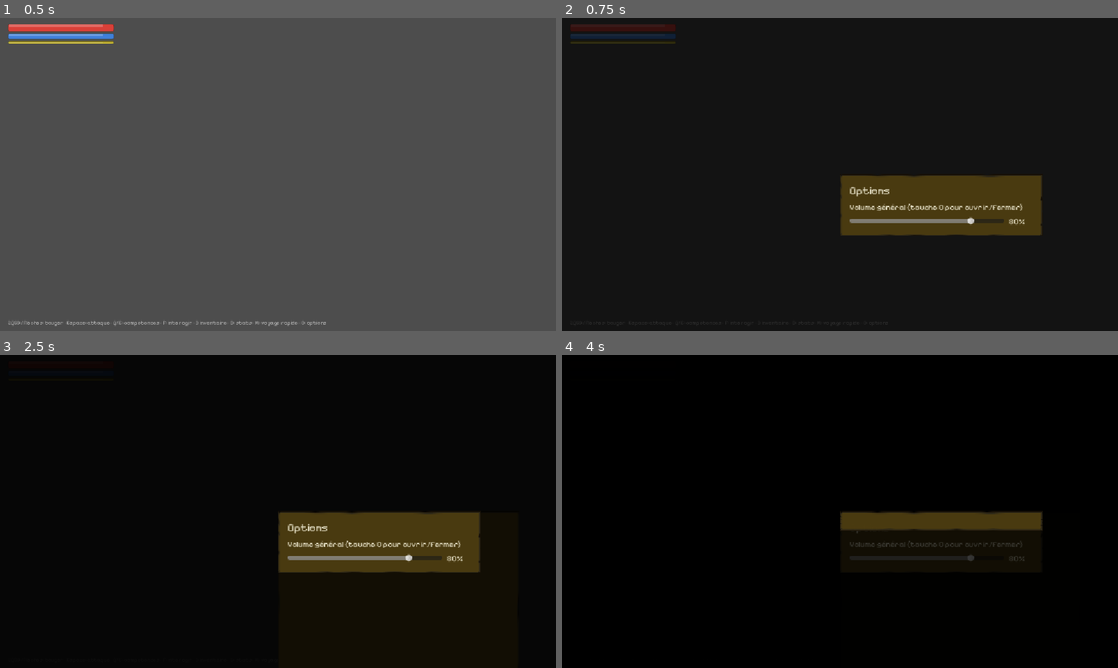
Above: before the commit, frames 1-4 (two rows, left to right).
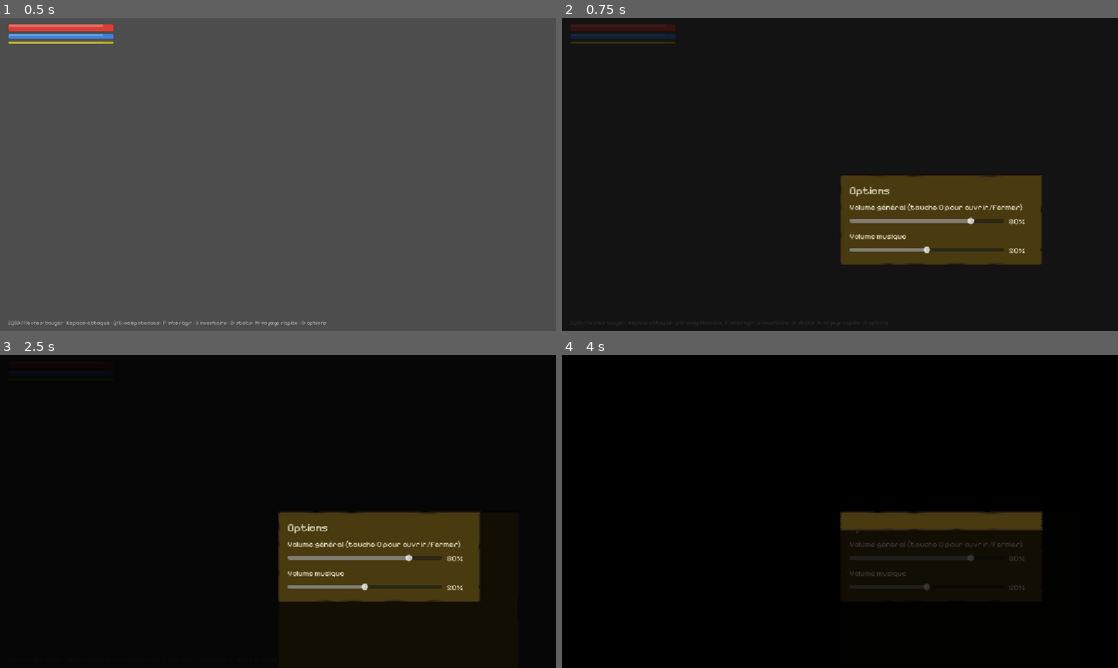
Above: after the commit, the same moments.

Repository: saintstrif13001/riendupout
Game: Godot game, scene res://scenes/Hud.tscn
Two runs of this game, one before a commit and one after it. Both use one fixed random seed, a clock stepped at 60 frames per second and the inputs below. This scene is started directly instead of the project's main scene.
Inputs:
- Up to frame 1 (0.5 s): no input
- Up to frame 2 (0.75 s): tap Enter at 0.5 s; hold D from 0.53 s (still down); tap O at 0.6 s
- Up to frame 3 (2.5 s): tap Space at 0.77, 1.25, 1.52 s; release D at 1.28 s; hold S 1.28-2.03 s; tap O at 1.35, 2.3 s; tap Enter at 2 s; hold D from 2.03 s (still down); tap I at 2.1 s
- Up to frame 4 (4 s): tap Space at 2.75, 3.02, 3.77 s; release D at 2.78 s; hold W 2.78-3.53 s; tap M at 2.85 s; tap O at 3.05, 3.8 s; tap Enter at 3.5 s; hold A from 3.53 s (still down); tap C at 3.6 s

Frame 1 is identical in both runs. In frame 2, 3.4% of the frame differs, in the area x 50-87%, y 57-79%; in frame 3, 3.5%; in frame 4, 0.3%.
Error before the commit: Invalid access to property or key 'char_data' on a base object of type 'Nil'. (res://scripts/hud.gd:883)
Error after the commit: Invalid access to property or key 'char_data' on a base object of type 'Nil'. (res://scripts/hud.gd:898)

Commit message:
Ajoute une musique d'ambiance procedurale (calme/tendue selon la zone)
Le jeu n'avait aucune musique, seulement des bruitages ponctuels. Aucune
source CC0 fiable de boucles d'ambiance RPG n'a ete trouvee (le miroir
Kenney n'a que des jingles courts), donc audio.gd genere maintenant deux
nappes synthetiques en direct via AudioStreamGenerator : un accord majeur
doux pour les zones sures et un accord mineur plus sombre pour les zones
dangereuses, avec fondu enchaine progressif (~7s) entre les deux. Nouveau
bus "Music" (route vers "Master" pour que le volume general coupe aussi
la musique), volume dedie persiste dans user://settings.cfg comme le
volume general, avec un curseur "Volume musique" ajoute aux deux ecrans
d'options (menu principal et panneau en jeu). world.gd notifie le
changement d'ambiance via Audio.set_zone_mood() a chaque tick de zone.

Test ajoute : test_music_system dans capture.gd (bus Music cree et
route correctement, volume musique persiste, l'ambiance bascule bien
via le vrai flux de jeu quand le joueur change de zone, pas un appel
direct au systeme audio).

Diff:
--- a/scripts/audio.gd
+++ b/scripts/audio.gd
@@ -24,6 +24,28 @@
 const POOL_SIZE := 8
 const SETTINGS_PATH := "user://settings.cfg"
 var master_volume: float = 0.8 # 0.0 (muet) à 1.0 (plein volume), linéaire pour le curseur UI
+var music_volume: float = 0.5
+
+# --- Musique d'ambiance procédurale --------------------------------------
+# Aucune piste musicale n'existait (uniquement des bruitages ponctuels) et
+# aucune source CC0 fiable de boucles d'ambiance n'a été trouvée. Génère donc
+# deux nappes synthétiques (accord calme / accord tendu) en direct via
+# AudioStreamGenerator, et fait un fondu enchaîné entre les deux selon que la
+# zone du joueur est sûre ou non (voir set_zone_mood, appelé par world.gd).
+const MUSIC_MIX_RATE := 44100.0
+const MUSIC_BUFFER_LEN := 2.0
+const CALM_FREQS := [130.81, 164.81, 196.00] # accord majeur doux (Do-Mi-Sol)
+const TENSION_FREQS := [110.00, 130.81, 155.56] # accord mineur plus sombre (La-Do-Mib)
+var _music_calm_player: AudioStreamPlayer
+var _music_tension_player: AudioStreamPlayer
+var _calm_playback: AudioStreamGeneratorPlayback
+var _tension_playback: AudioStreamGeneratorPlayback
+var _calm_phases: Array = [0.0, 0.0, 0.0]
+var _tension_phases: Array = [0.0, 0.0, 0.0]
+var _calm_gain := 1.0
+var _tension_gain := 0.0
+var _target_mood_is_safe := true
+var _lfo_phase := 0.0
 
 func _ready() -> void:
 	for i in range(POOL_SIZE):
@@ -31,13 +53,66 @@
 		p.bus = "Master"
 		add_child(p)
 		_pool.append(p)
+	_ensure_music_bus()
+	_music_calm_player = _make_music_player()
+	_music_tension_player = _make_music_player()
+	_calm_playback = _music_calm_player.get_stream_playback()
+	_tension_playback = _music_tension_player.get_stream_playback()
 	_load_settings()
 	_apply_master_volume()
+
+func _ensure_music_bus() -> void:
+	if AudioServer.get_bus_index("Music") != -1: return
+	var idx = AudioServer.bus_count
+	AudioServer.add_bus(idx)
+	AudioServer.set_bus_name(idx, "Music")
+	AudioServer.set_bus_send(idx, "Master") # le volume/mute général affecte aussi la musique
+
+func _make_music_player() -> AudioStreamPlayer:
+	var gen = AudioStreamGenerator.new()
+	gen.mix_rate = MUSIC_MIX_RATE
+	gen.buffer_length = MUSIC_BUFFER_LEN
+	var p = AudioStreamPlayer.new()
+	p.stream = gen
+	p.bus = "Music"
+	p.volume_db = -80.0
+	add_child(p)
+	p.play()
+	return p
+
+func set_zone_mood(is_safe: bool) -> void:
+	_target_mood_is_safe = is_safe
+
+func _process(delta: float) -> void:
+	_lfo_phase = fmod(_lfo_phase + delta * 0.6, TAU)
+	_calm_gain = move_toward(_calm_gain, 1.0 if _target_mood_is_safe else 0.0, delta * 0.15)
+	_tension_gain = move_toward(_tension_gain, 0.0 if _target_mood_is_safe else 1.0, delta * 0.15)
+	_music_calm_player.volume_db = _gain_to_db(_calm_gain * music_volume)
+	_music_tension_player.volume_db = _gain_to_db(_tension_gain * music_volume)
+	_fill_pad(_calm_playback, _calm_phases, CALM_FREQS)
+	_fill_pad(_tension_playback, _tension_phases, TENSION_FREQS)
+
+func _gain_to_db(g: float) -> float:
+	return linear_to_db(g) if g > 0.001 else -80.0
+
+func _fill_pad(playback: AudioStreamGeneratorPlayback, phases: Array, freqs: Array) -> void:
+	if playback == null: return
+	var frames = playback.get_frames_available()
+	for i in range(frames):
+		var s = 0.0
+		for j in range(freqs.size()):
+			phases[j] = fmod(phases[j] + TAU * freqs[j] / MUSIC_MIX_RATE, TAU)
+			s += sin(phases[j])
+		s /= freqs.size()
+		var trem = 0.85 + 0.15 * sin(_lfo_phase) # léger trémolo pour éviter un son de synthé figé
+		s *= trem * 0.18 # amplitude basse : c'est une ambiance de fond, pas un lead
+		playback.push_frame(Vector2(s, s))
 
 func _load_settings() -> void:
 	var cfg = ConfigFile.new()
 	if cfg.load(SETTINGS_PATH) == OK:
 		master_volume = clampf(cfg.get_value("audio", "master_volume", 0.8), 0.0, 1.0)
+		music_volume = clampf(cfg.get_value("audio", "music_volume", 0.5), 0.0, 1.0)
 
 func set_master_volume(v: float) -> void:
 	master_volume = clampf(v, 0.0, 1.0)
@@ -45,6 +120,13 @@
 	var cfg = ConfigFile.new()
 	cfg.load(SETTINGS_PATH) # ignore l'erreur si le fichier n'existe pas encore
 	cfg.set_value("audio", "master_volume", master_volume)
+	cfg.save(SETTINGS_PATH)
+
+func set_music_volume(v: float) -> void:
+	music_volume = clampf(v, 0.0, 1.0)
+	var cfg = ConfigFile.new()
+	cfg.load(SETTINGS_PATH)
+	cfg.set_value("audio", "music_volume", music_volume)
 	cfg.save(SETTINGS_PATH)
 
 func _apply_master_volume() -> void:
--- a/scripts/hud.gd
+++ b/scripts/hud.gd
@@ -24,6 +24,8 @@
 var options_overlay: Control
 var options_slider: HSlider
 var options_pct_label: Label
+var options_music_slider: HSlider
+var options_music_pct_label: Label
 var minimap: Control
 var stats_overlay: Control
 var stats_box: VBoxContainer
@@ -311,6 +313,21 @@
 	var sub = Label.new()
 	sub.text = "Volume général (touche O pour ouvrir/fermer)"
 	box.add_child(sub)
+	var vol_row = _build_volume_row(box, Audio.master_volume, Audio.set_master_volume, "VolumeSlider")
+	options_slider = vol_row[0]
+	options_pct_label = vol_row[1]
+
+	var sub2 = Label.new()
+	sub2.text = "Volume musique"
+	box.add_child(sub2)
+	var music_row = _build_volume_row(box, Audio.music_volume, Audio.set_music_volume, "MusicVolumeSlider")
+	options_music_slider = music_row[0]
+	options_music_pct_label = music_row[1]
+
+	options_overlay.add_child(panel)
+	add_child(options_overlay)
+
+func _build_volume_row(box: VBoxContainer, current: float, setter: Callable, slider_name: String) -> Array:
 	var row = HBoxContainer.new()
 	row.add_theme_constant_override("separation", 10)
 	box.add_child(row)
@@ -318,27 +335,25 @@
 	slider.min_value = 0.0
 	slider.max_value = 1.0
 	slider.step = 0.01
-	slider.value = Audio.master_volume
+	slider.value = current
 	slider.custom_minimum_size = Vector2(300, 0)
 	slider.size_flags_horizontal = Control.SIZE_EXPAND_FILL
+	slider.name = slider_name
 	row.add_child(slider)
 	var pct_lbl = Label.new()
-	pct_lbl.text = "%d%%" % round(Audio.master_volume * 100)
+	pct_lbl.text = "%d%%" % round(current * 100)
 	pct_lbl.custom_minimum_size = Vector2(50, 0)
-	pct_lbl.name = "PctLabel"
 	row.add_child(pct_lbl)
 	slider.value_changed.connect(func(v):
-		Audio.set_master_volume(v)
+		setter.call(v)
 		pct_lbl.text = "%d%%" % round(v * 100))
-	slider.name = "VolumeSlider"
-	options_slider = slider
-	options_pct_label = pct_lbl
-	options_overlay.add_child(panel)
-	add_child(options_overlay)
+	return [slider, pct_lbl]
 
 func sync_options() -> void:
 	options_slider.value = Audio.master_volume
 	options_pct_label.text = "%d%%" % round(Audio.master_volume * 100)
+	options_music_slider.value = Audio.music_volume
+	options_music_pct_label.text = "%d%%" % round(Audio.music_volume * 100)
 
 func _build_stats_overlay() -> void:
 	# Le joueur n'avait aucun moyen de voir ses stats numeriques (ATK/DEF/etc.) :
--- a/scripts/main.gd
+++ b/scripts/main.gd
@@ -92,6 +92,11 @@
 	_button("< Retour", show_main)
 	_title("Options", 22)
 	_sub("Volume général")
+	_volume_row(Audio.master_volume, Audio.set_master_volume)
+	_sub("Volume musique")
+	_volume_row(Audio.music_volume, Audio.set_music_volume)
+
+func _volume_row(current: float, setter: Callable) -> void:
 	var row = HBoxContainer.new()
 	row.add_theme_constant_override("separation", 10)
 	content.add_child(row)
@@ -99,16 +104,16 @@
 	slider.min_value = 0.0
 	slider.max_value = 1.0
 	slider.step = 0.01
-	slider.value = Audio.master_volume
+	slider.value = current
 	slider.custom_minimum_size = Vector2(380, 0)
 	slider.size_flags_horizontal = Control.SIZE_EXPAND_FILL
 	row.add_child(slider)
 	var pct_lbl = Label.new()
-	pct_lbl.text = "%d%%" % round(Audio.master_volume * 100)
+	pct_lbl.text = "%d%%" % round(current * 100)
 	pct_lbl.custom_minimum_size = Vector2(50, 0)
 	row.add_child(pct_lbl)
 	slider.value_changed.connect(func(v):
-		Audio.set_master_volume(v)
+		setter.call(v)
 		pct_lbl.text = "%d%%" % round(v * 100))
 
 func show_continue_mode_select() -> void:
--- a/scripts/tools/capture.gd
+++ b/scripts/tools/capture.gd
@@ -188,6 +188,8 @@
 			hud_s.stats_overlay.visible = true
 		elif test_mode == "test_stats_screen":
 			_run_stats_screen_test()
+		elif test_mode == "test_music_system":
+			_run_music_system_test()
 		elif test_mode == "test_progression_stats_display":
 			_run_progression_stats_display_test()
 		elif test_mode == "test_gather_stats_display":
@@ -1617,6 +1619,47 @@
 	print("TEST_RESULT opened_on_c=%s atk_shown_correctly=%s (expected %d, saw \"%s\") weapon_row_found=%s closed_on_escape=%s"
 		% [opened_on_c, atk_shown_correctly, expected_atk, combat_text, weapon_row_found, closed_on_escape])
 
+func _run_music_system_test() -> void:
+	print("TEST_START:music_system")
+	# Le jeu n'avait aucune musique (uniquement des bruitages). Verifie que le
+	# bus "Music" existe et est bien route vers "Master" (pour que le volume
+	# general coupe aussi la musique), que le reglage de volume musique
+	# persiste dans user://settings.cfg, et que déplacer le joueur en zone
+	# dangereuse fait bien basculer l'ambiance via le vrai flux de jeu
+	# (world.gd -> Audio.set_zone_mood), pas un appel direct au systeme audio.
+	var audio = root.get_node("/root/Audio")
+	var data = root.get_node("/root/Data")
+
+	var bus_idx = AudioServer.get_bus_index("Music")
+	var music_bus_exists = bus_idx != -1
+	var music_bus_routed_to_master = music_bus_exists and AudioServer.get_bus_send(bus_idx) == "Master"
+
+	audio.set_music_volume(0.35)
+	var cfg = ConfigFile.new()
+	var loaded_ok = cfg.load("user://settings.cfg") == OK
+	var music_volume_persisted = loaded_ok and absf(cfg.get_value("audio", "music_volume", -1.0) - 0.35) < 0.01
+
+	# Zone sûre au départ : l'ambiance calme doit dominer. On avance par frames
+	# (pas par temps réel) pour rester synchronisé avec le budget de frames du
+	# harness, qui tourne bien plus vite que le temps réel en headless.
+	inst.player.global_position = Vector2(data.ZONES.village.x0 + 50, 0)
+	for i in range(45): await process_frame
+	var calm_dominant_in_village = audio._calm_gain > audio._tension_gain
+
+	# Déplace le joueur en zone dangereuse et laisse le vrai tick de zone de
+	# world.gd (toutes les 0.4s) détecter le changement et appeler Audio.set_zone_mood.
+	inst.player.global_position = Vector2(data.ZONES.foret.x0 + 50, 0)
+	for i in range(45): await process_frame
+	var mood_switched_to_tension = audio._target_mood_is_safe == false
+
+	# Le fondu enchaîné est volontairement lent (~6.7s) ; on vérifie juste la
+	# tendance après quelques frames supplémentaires plutôt que d'attendre la fin complète.
+	for i in range(45): await process_frame
+	var tension_gain_rising = audio._tension_gain > 0.02
+
+	print("TEST_RESULT music_bus_exists=%s music_bus_routed_to_master=%s music_volume_persisted=%s calm_dominant_in_village=%s mood_switched_to_tension=%s tension_gain_rising=%s (tension_gain=%.2f)"
+		% [music_bus_exists, music_bus_routed_to_master, music_volume_persisted, calm_dominant_in_village, mood_switched_to_tension, tension_gain_rising, audio._tension_gain])
+
 func _run_data_integrity_test() -> void:
 	print("TEST_START:data_integrity")
 	var data = root.get_node("/root/Data")
--- a/scripts/world.gd
+++ b/scripts/world.gd
@@ -765,6 +765,7 @@
 		var zid = Data.zone_at(player.global_position.x).id
 		death_zone_id = zid
 		update_zone_lighting(zid)
+		Audio.set_zone_mood(Data.ZONES[zid].safe)
 		if not char_data.unlocked_zones.has(zid):
 			char_data.unlocked_zones.append(zid)
 			float_text(player.global_position + Vector2(0,-90), "Zone découverte : voyage rapide débloqué", Color(0.7,1,0.85))
